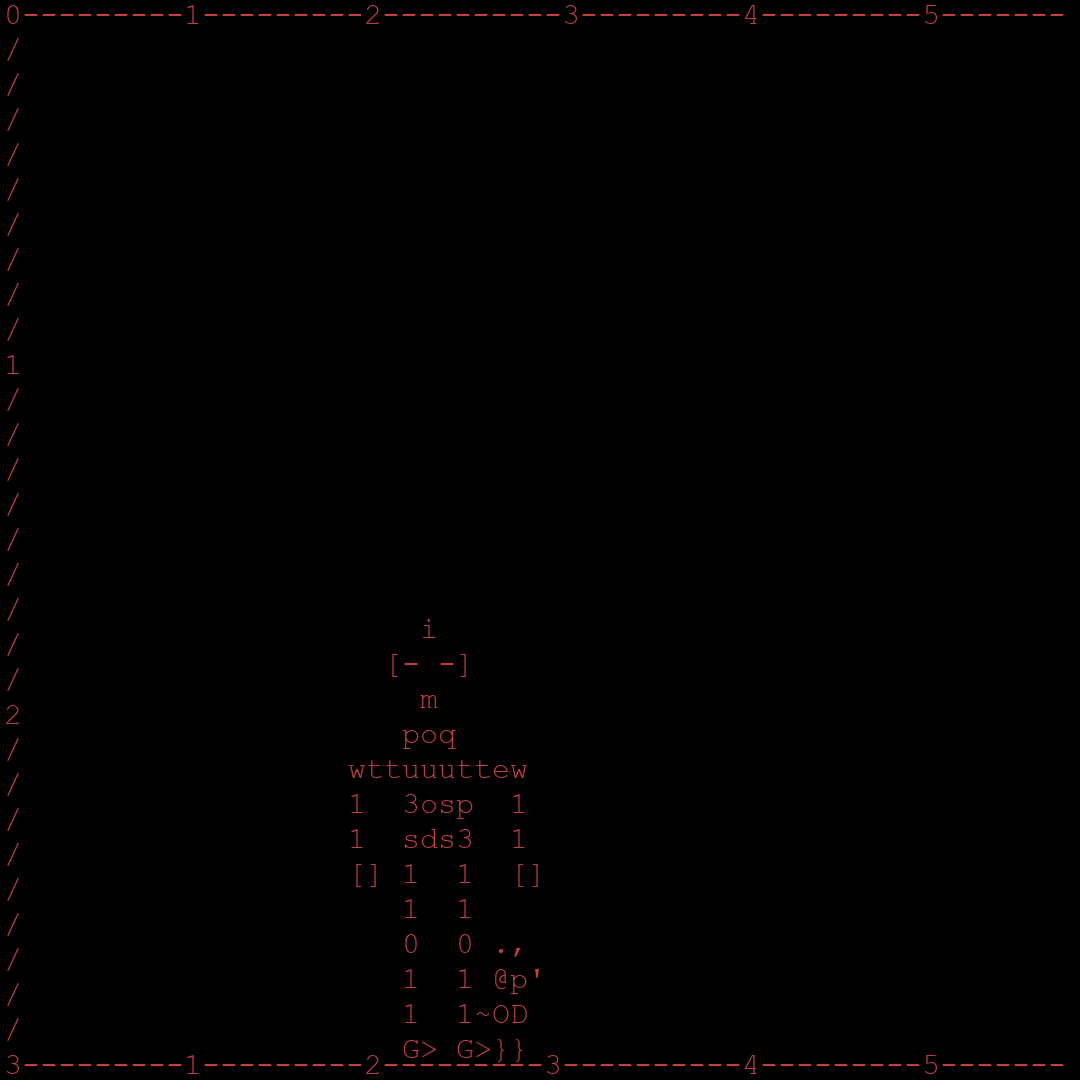
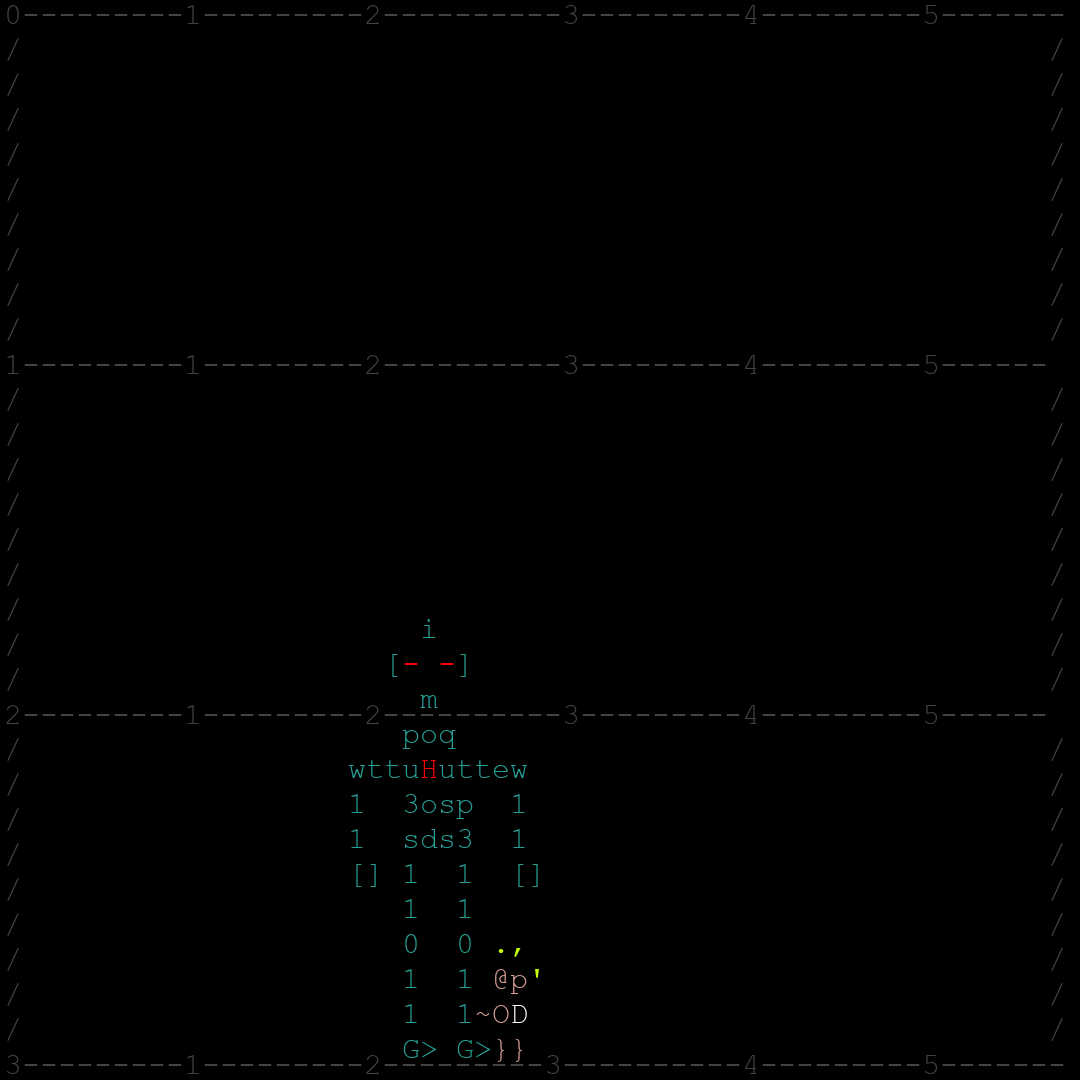
Layers edited between the first and the second (1080, 1080) image:
painted on "0---------1---------2---------..." over [6, 5, 1064, 1074]
painted on "i ..." over [348, 619, 539, 1062]
